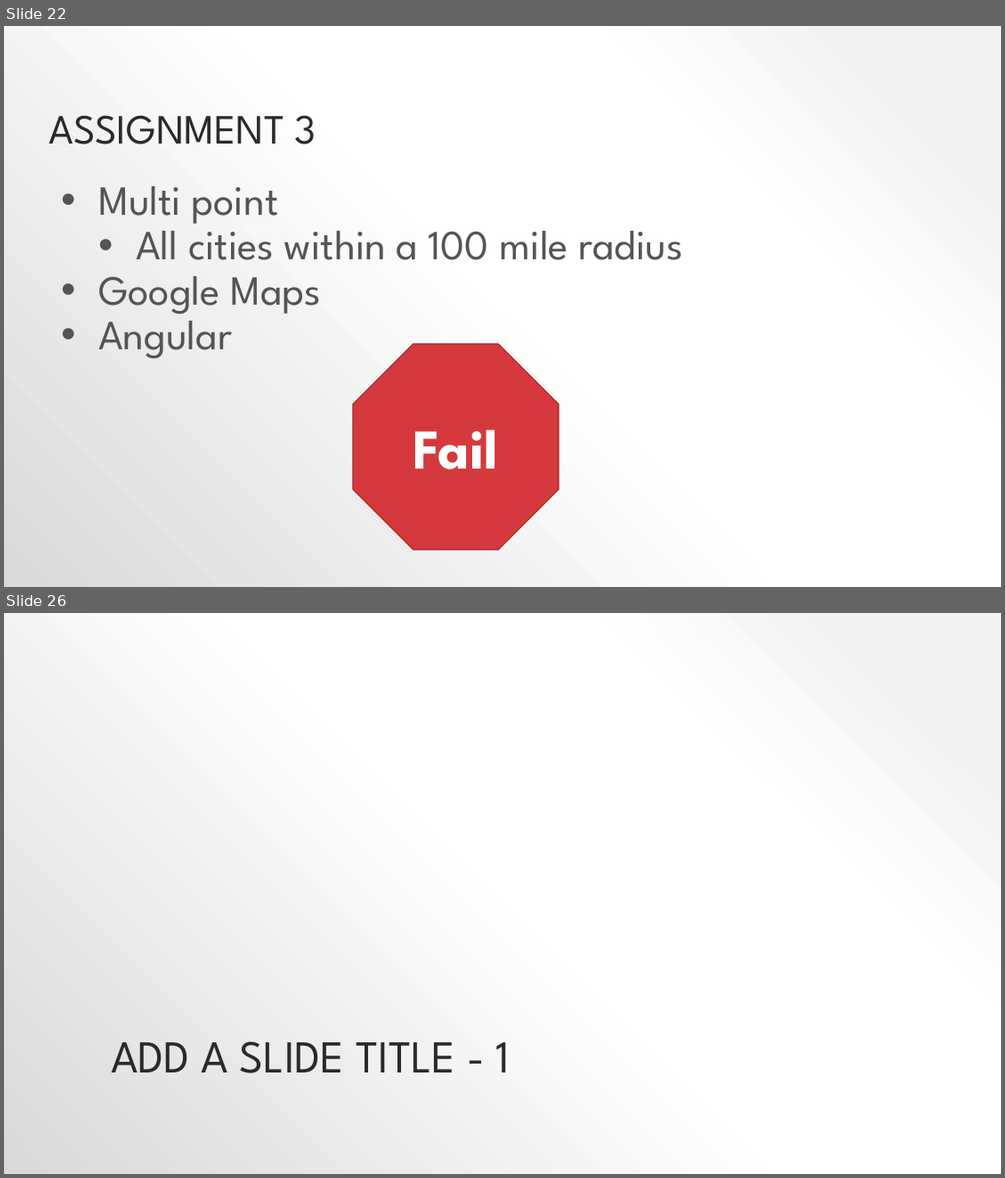
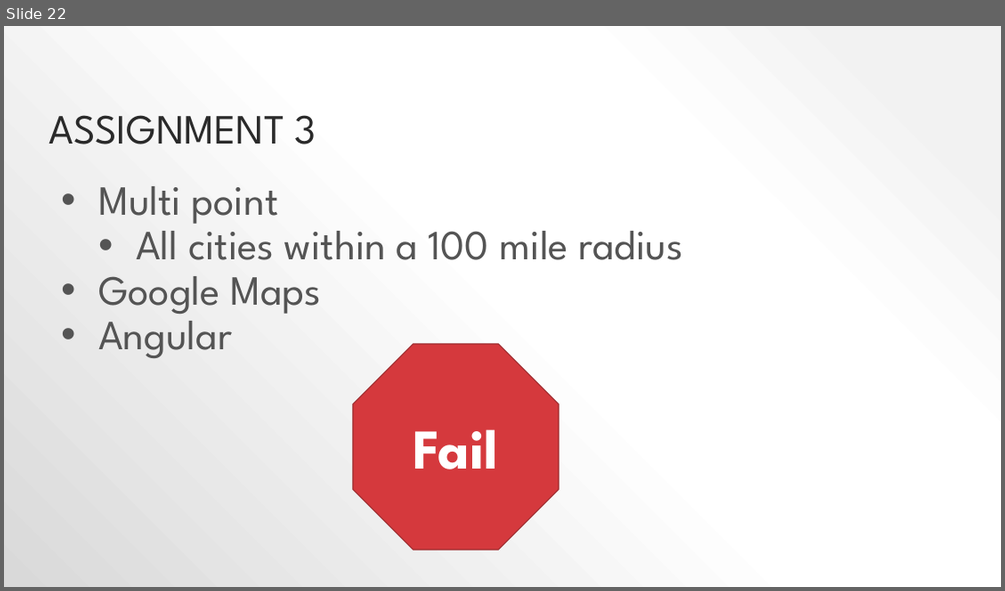
Before and after one commit to pjsteele/techtalksky, a slide deck: presentation/techTalk.pptx. Shown one above the other, each under a label of ours: slides 22 and 26 before the commit, slide 22 after it; the slides between them are not shown. The pictures are 1005x1178 and 1005x591 pixels, drawn with LibreOffice and Linux fonts; fonts in the diff are those of the drawing. Boxes give left, top, right and bottom in pixels: in the first picture for what was removed or moved away, otherwise in the second. Text is boxed around its words. In the diff, an @@ line names an element or a change of style, - is before the commit and + after.

```diff
--- a/presentation/techTalk.pptx
+++ b/presentation/techTalk.pptx
@@ slide 26 removed at (4,613,1001,1174), background gradient #F2F2F2 to #FFFFFF to #D9D9D9 @@
@@ title removed at (111,1041,510,1073) @@
-ADD A SLIDE TITLE - 1
```
Also in this commit, not shown: 1 slide changed, 5 slides added, 5 other slides removed, 4 other files.
